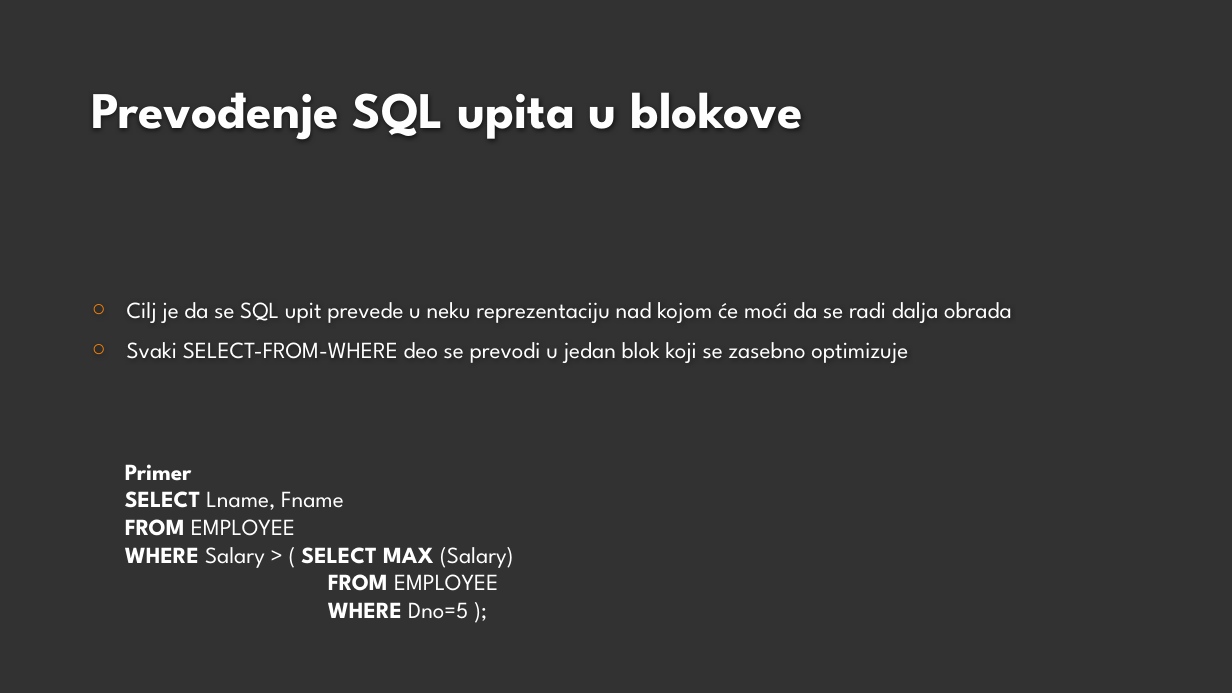
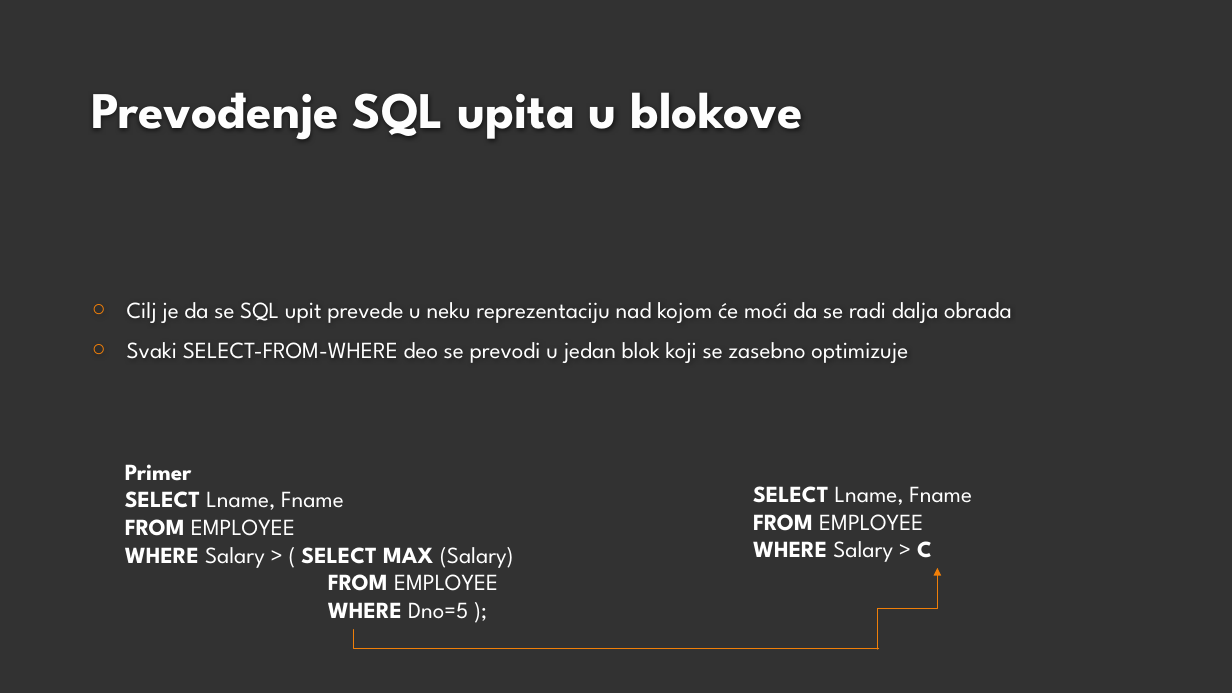
Before and after one commit to Rista5/DBMS, a slide deck: slide 2 of Obrada i optimizacija upita kod Oracle baze podataka.pptx. Drawn at 1232x693 pixels with LibreOffice and Linux fonts; fonts in the diff are those of the drawing; background and template pictures are left out. Boxes give left, top, right and bottom in pixels: in the first picture for what was removed or moved away, otherwise in the second. Text is boxed around its words. In the diff, an @@ line names an element or a change of style, - is before the commit and + after.

```diff
--- a/Obrada i optimizacija upita kod Oracle baze podataka.pptx
+++ b/Obrada i optimizacija upita kod Oracle baze podataka.pptx
@@ text added at bbox=[753, 486, 972, 562], 18 pt, text #FFFFFF @@
+SELECT Lname, Fname
+FROM EMPLOYEE
+WHERE Salary > C
@@ elbow arrow added from (878, 650) to (938, 568), #F07F09 0.75 pt @@
@@ elbow line added from (354, 630) to (879, 649), #F07F09 0.75 pt @@
```
Also in this commit, not shown: 3 other slides changed, 2 other files.
